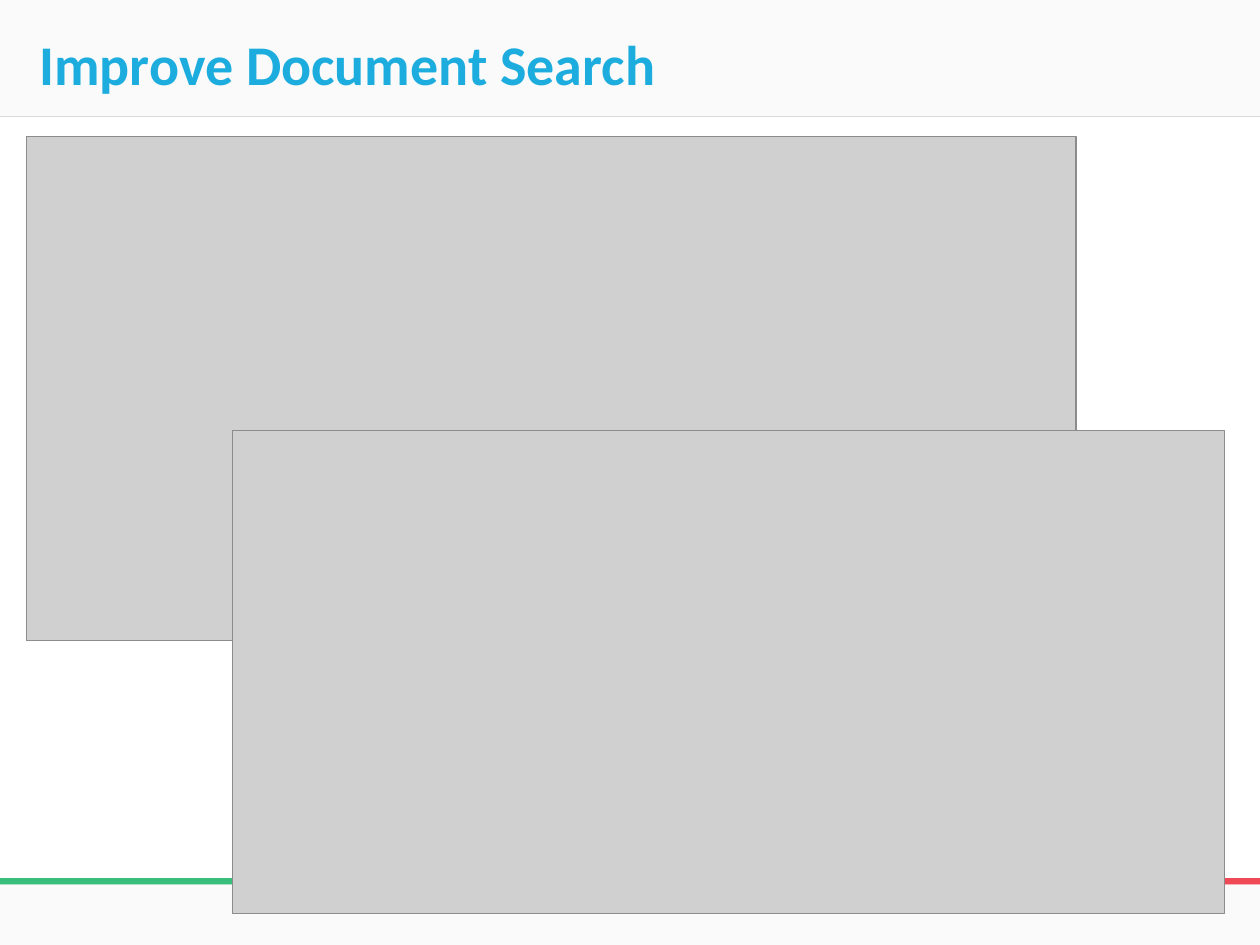
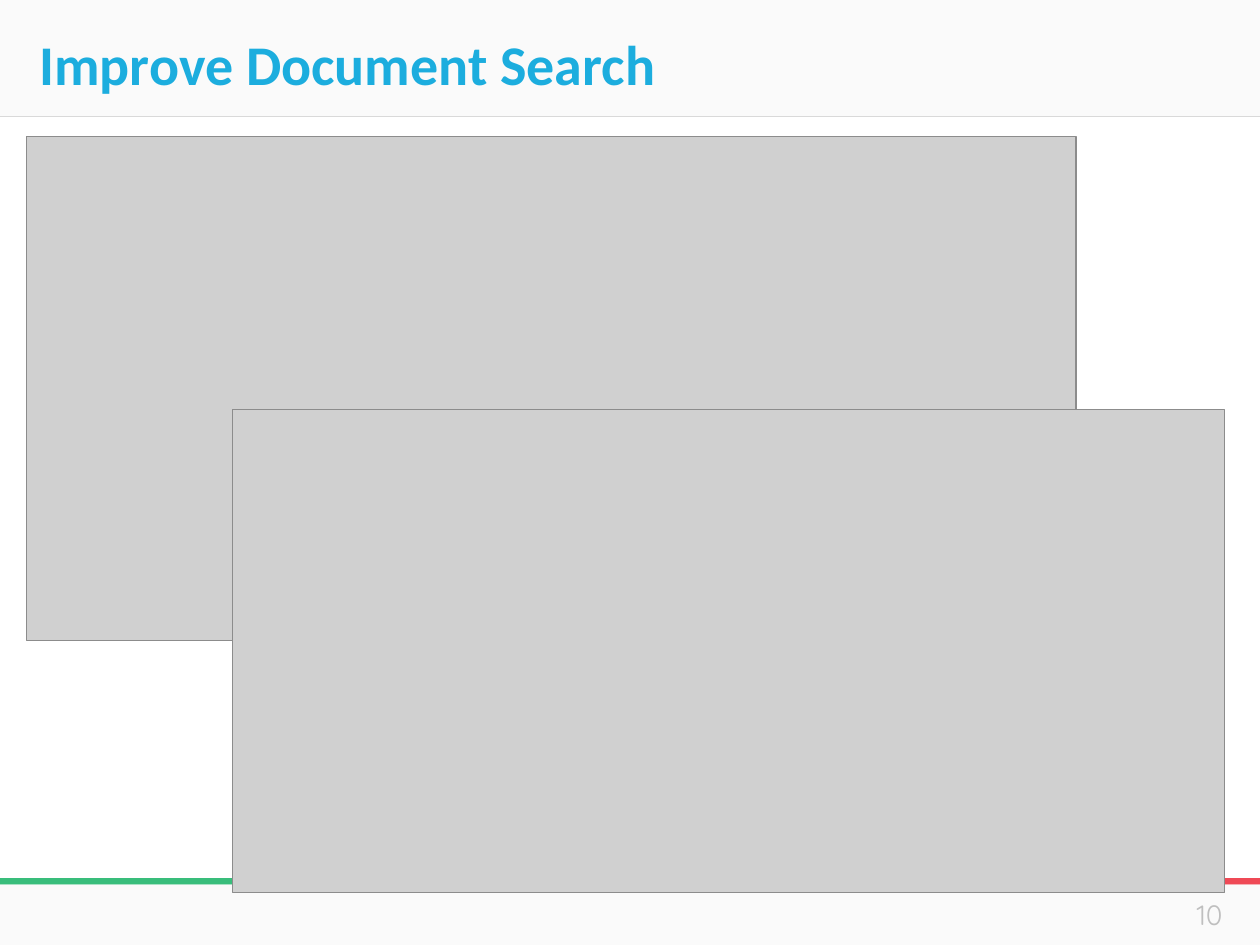
Before and after one commit to donus3/BusGoEveryWhere, a slide deck: slide 10 of Integration New Homepage.pptx (slide 9 before the commit). Drawn at 1260x945 pixels with LibreOffice and Linux fonts; fonts in the diff are those of the drawing; grey boxes stand for pictures; background and template pictures are left out. Boxes give left, top, right and bottom in pixels: in the first picture for what was removed or moved away, otherwise in the second. Text is boxed around its words. In the diff, an @@ line names an element or a change of style, - is before the commit and + after.

```diff
--- a/Integration New Homepage.pptx
+++ b/Integration New Homepage.pptx
@@ picture moved from (x1=233, y1=431, x2=1225, y2=914) to (x1=233, y1=410, x2=1225, y2=892) @@
@@ text added at (x1=1197, y1=905, x2=1223, y2=925), 16 pt, text #BFBFBF @@
+10
```
Also in this commit, not shown: 10 other slides changed, 4 slides added, 3 slides removed.
